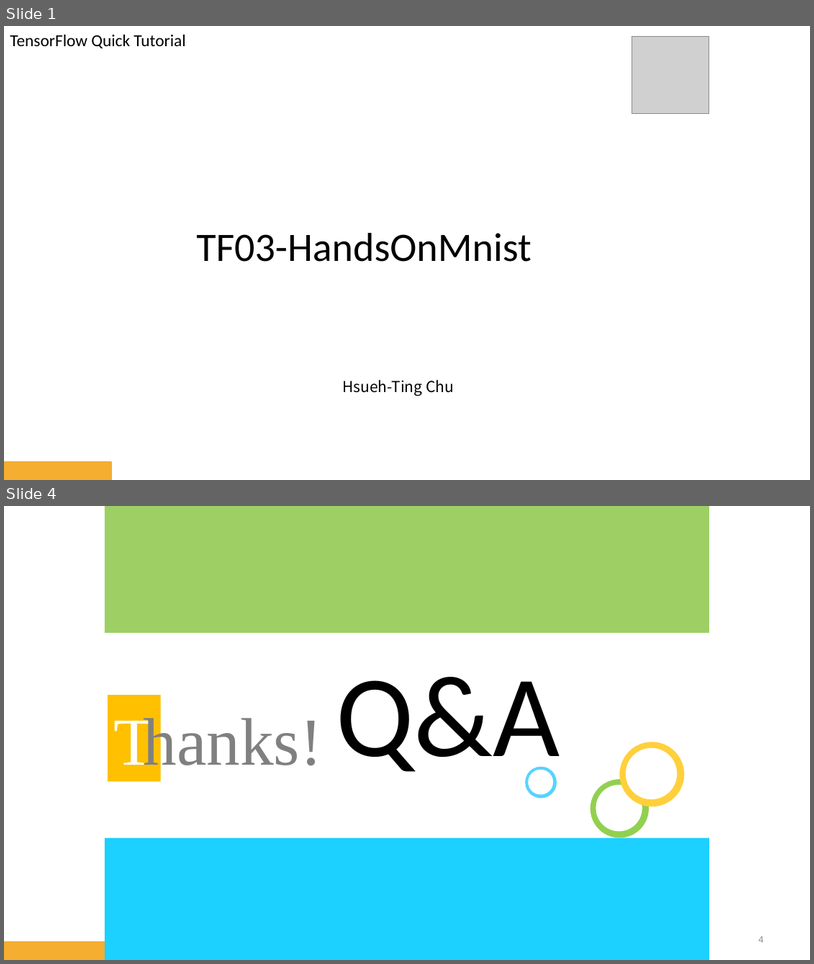
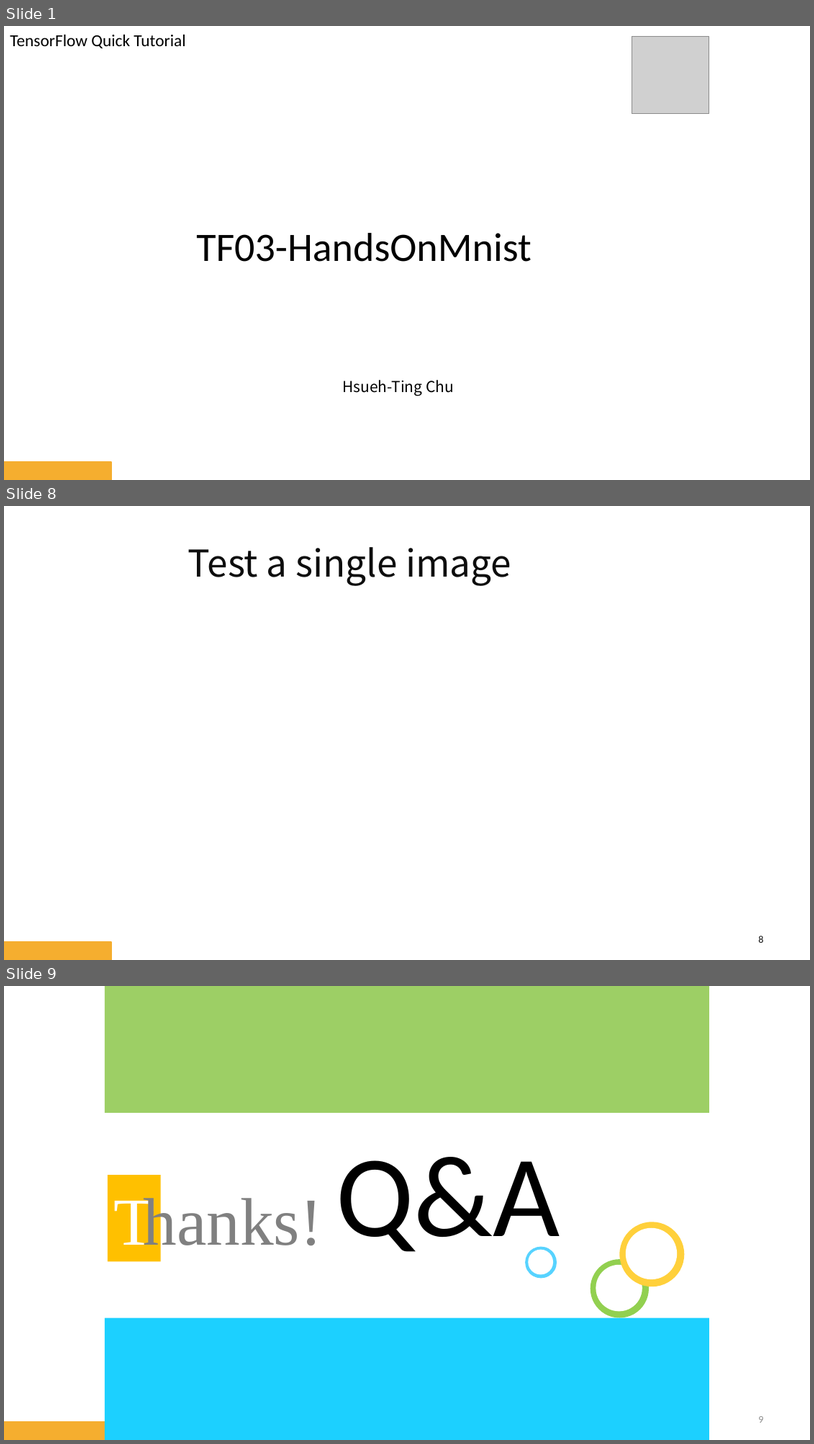
Before and after one commit to htchu/TensorFlowQuickTutorial, a slide deck: Slides/TF03-HandsOnMnist.pptx. Shown one above the other, each under a label of ours: slides 1 and 4 before the commit, slides 1, 8 and 9 after it; the slides between them are not shown. The pictures are 814x964 and 814x1444 pixels, drawn with LibreOffice and Linux fonts; fonts in the diff are those of the drawing; grey boxes stand for pictures; background and template pictures are left out. Boxes give left, top, right and bottom in pixels: in the first picture for what was removed or moved away, otherwise in the second. Text is boxed around its words. In the diff, an @@ line names an element or a change of style, - is before the commit and + after.

```diff
--- a/Slides/TF03-HandsOnMnist.pptx
+++ b/Slides/TF03-HandsOnMnist.pptx
@@ slide 8 added at (4, 506, 810, 960), background picture (left out); not listed: 1 template element that a slide beside it also shows @@
@@ title added at (188, 547, 512, 586), 44 pt, text #0D0D0D @@
+Test a single image
@@ page number added at (759, 935, 764, 942), 12 pt, text #0D0D0D @@
+8
@@ what was slide 4 is now slide 9 @@
@@ page number at (759, 1416, 764, 1422): text changed @@
-4
+9
```
Also in this commit, not shown: 1 slide changed, 4 other slides added.
